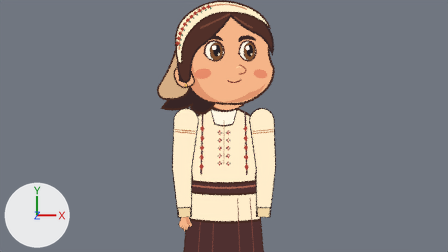
One commit to the Blender file experiments/cleopa-painea/scenes/mama-gest-cearta.blend: the scene before it, then after it.
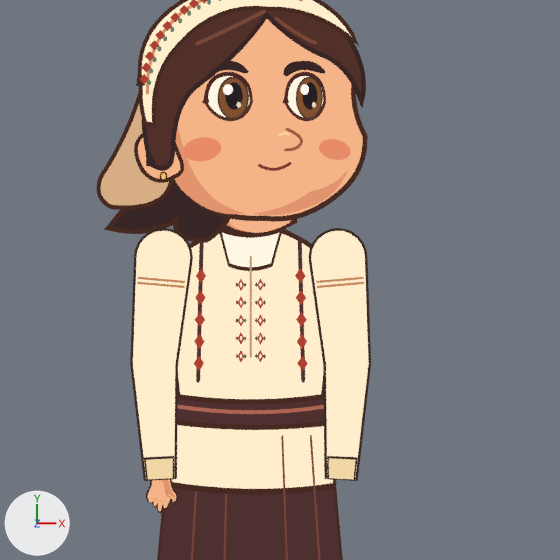
Each version is shown from the file's camera 'Orthographic camera', then close up on the part from 26% to 80% of the width and 4% to 100% of the height. The axes (+X, +Y, +Z) are drawn at lower left. The lights are the same throughout. The first two pictures are the older version.

The first close-up shows 'Mânecă · L', 'Mânecă · R', 'Palmă articulată · R', 'mother / Ears', 'mother / Eye open · L', 'mother / Eye open · R', 'mother / Face', 'mother / Front hair', 'mother / Hair silhouette', 'mother / Lower tunic and waist', 'mother / Neck', 'mother / Shirt and clothing panels', 'mother / Skirt' and 4 more.
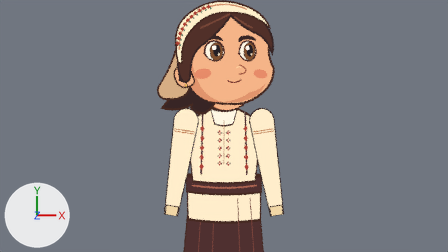
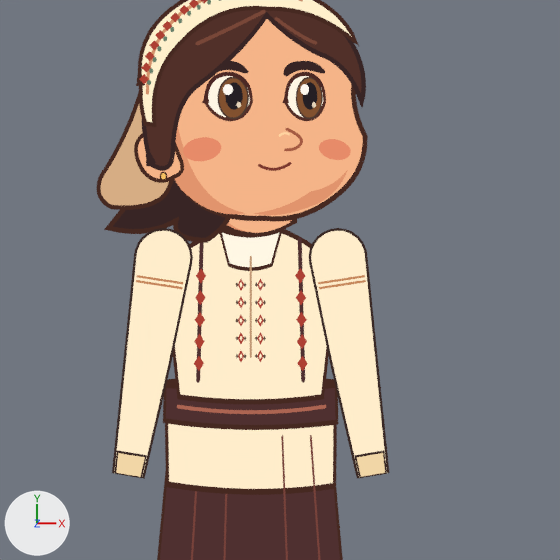
Pixel boxes [x1, y1, x2, y2] of what changed, in the close-ups (560 x 560 px; the box of a moved part takes in the faces that stretch with it):
'Mânecă · R', reshaped (28% wider)
    before: [130, 228, 193, 481]
    after: [112, 228, 193, 479]
'Mânecă · L', reshaped (29% wider)
    before: [309, 228, 371, 481]
    after: [309, 228, 389, 478]
'Palmă articulată · R', reshaped (not visible afterwards)
    before: [146, 480, 178, 513]
part 2 of me_mânecă___r, moved or reshaped
    before: [130, 353, 178, 375]
    after: [123, 349, 171, 375]
part 3 of me_mânecă___r, moved or reshaped
    before: [133, 342, 175, 383]
    after: [126, 340, 169, 382]
part 4 of me_mânecă___r, moved or reshaped
    before: [130, 258, 192, 481]
    after: [112, 256, 192, 479]
part 5 of me_mânecă___l, moved or reshaped
    before: [323, 352, 371, 375]
    after: [330, 349, 377, 375]
part 6 of me_mânecă___l, moved or reshaped
    before: [326, 342, 369, 383]
    after: [333, 341, 375, 382]
part 7 of me_mânecă___l, moved or reshaped
    before: [309, 258, 371, 481]
    after: [309, 258, 389, 478]

The change in detail:
me_palmă_articulată___r is used by ob_palmă_articulată___r; location (0.0, 1.872, 0.0); scale (1.0, 1.0, 0.5).
me_palmă_articulată___r had 604 vertices, 408 faces and spanned x -0.743..-0.514, y -0.355..-0.051, z 0.636..0.644.
me_palmă_articulată___r now has 604 vertices, 408 faces and spans x -0.182..0.131, y -0.042..0.376, z 0.0..0.008.
me_palmă_articulată___r part 1: 544 of 604 vertices moved; they spanned x -0.743..-0.514, y -0.355..-0.051, z 0.636..0.644 and now span x -0.182..0.131, y -0.042..0.376, z 0.0..0.008; mean shift (0.617, 0.482, -0.636); largest move (-0.724, -0.277, 0.637) -> (0.13, 0.286, 0.001).
Other edits to the shape of me_palmă_articulată___r do not show in these pictures.
me_mânecă___r is used by ob_mânecă___r; location (0.0, 1.872, 0.0); scale (1.0, 1.0, 0.5).
me_mânecă___r had 128 vertices, 12 faces and spanned x -0.85..-0.41, y -0.12..1.66, z 0.6..0.65.
me_mânecă___r now has 128 vertices, 12 faces and spans x -0.98..-0.41, y -0.11..1.66, z 0.6..0.65.
me_mânecă___r part 2: the loose piece of 24 vertices spanning x -0.85..-0.51, y 0.54..0.88, z 0.6 is moved by (-0.05, 0.01, 0.0).
me_mânecă___r part 3: the loose piece of 24 vertices spanning x -0.83..-0.53, y 0.56..0.86, z 0.62 is moved by (-0.05, 0.01, 0.0).
me_mânecă___r part 4: 32 of 128 vertices moved; they spanned x -0.85..-0.41, y -0.12..1.47, z 0.6..0.65 and now span x -0.98..-0.41, y -0.11..1.49, z 0.6..0.65; mean shift (-0.1, 0.01, 0.0); largest move (-0.76, -0.12, 0.6) -> (-0.98, -0.07, 0.6).
me_mânecă___l is used by ob_mânecă___l; location (0.0, 1.872, 0.0); scale (1.0, 1.0, 0.5).
me_mânecă___l had 128 vertices, 12 faces and spanned x 0.41..0.85, y -0.12..1.66, z 0.6..0.65.
me_mânecă___l now has 128 vertices, 12 faces and spans x 0.41..0.98, y -0.11..1.66, z 0.6..0.65.
me_mânecă___l part 5: the loose piece of 24 vertices spanning x 0.51..0.85, y 0.54..0.88, z 0.6 is moved by (0.05, 0.01, 0.0).
me_mânecă___l part 6: the loose piece of 24 vertices spanning x 0.53..0.83, y 0.56..0.86, z 0.62 is moved by (0.05, 0.01, 0.0).
me_mânecă___l part 7: 32 of 128 vertices moved; they spanned x 0.41..0.85, y -0.12..1.47, z 0.6..0.65 and now span x 0.41..0.98, y -0.11..1.49, z 0.6..0.65; mean shift (0.1, 0.01, 0.0); largest move (0.76, -0.12, 0.6) -> (0.98, -0.07, 0.6).
